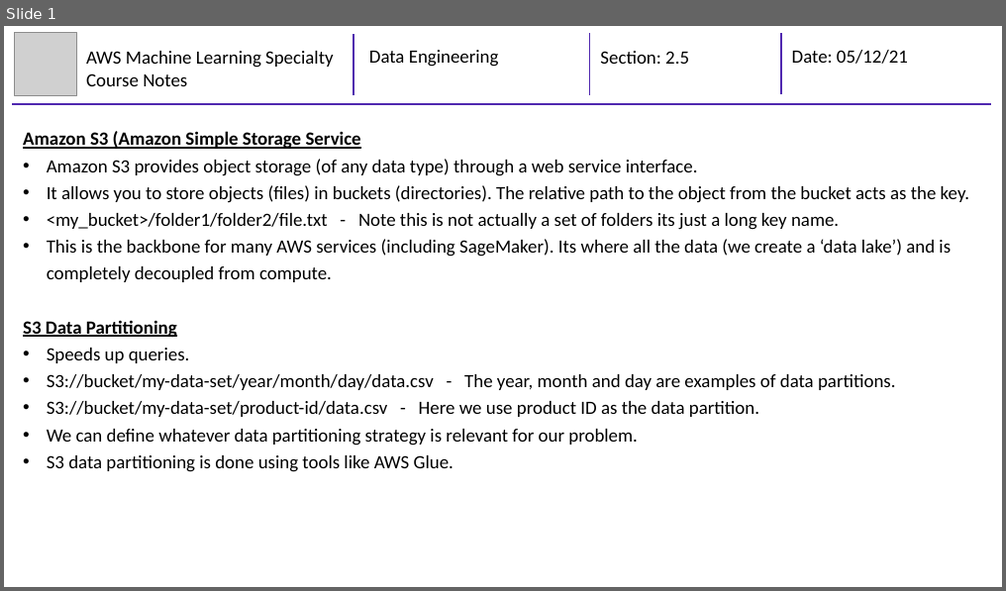
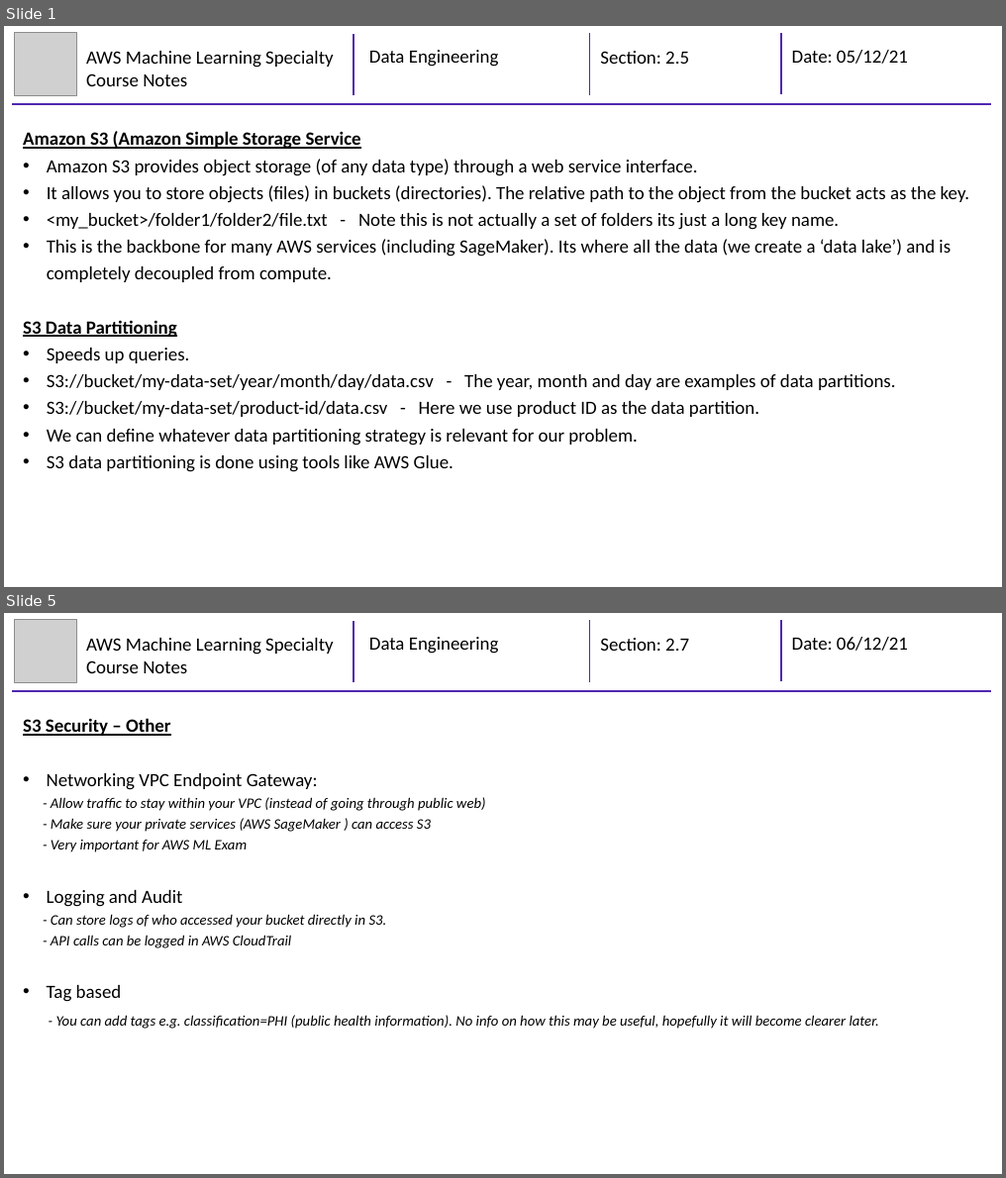
Before and after one commit to mhaythornthwaite/Testing_ML_Algorithms, a slide deck: AWS Machine Learning Specialty/Course Notes/2_MJH_Data_Engineering_Course_Notes.pptx. Shown one above the other, each under a label of ours: slide 1 before the commit, slides 1 and 5 after it; the slides between them are not shown. The pictures are 1006x591 and 1006x1178 pixels, drawn with LibreOffice and Linux fonts; fonts in the diff are those of the drawing; grey boxes stand for pictures. Boxes give left, top, right and bottom in pixels: in the first picture for what was removed or moved away, otherwise in the second. Text is boxed around its words. In the diff, an @@ line names an element or a change of style, - is before the commit and + after.

```diff
--- a/AWS Machine Learning Specialty/Course Notes/2_MJH_Data_Engineering_Course_Notes.pptx
+++ b/AWS Machine Learning Specialty/Course Notes/2_MJH_Data_Engineering_Course_Notes.pptx
@@ slide 5 added at bbox=[4, 613, 1002, 1174], background #FFFFFF @@
@@ group added at bbox=[12, 620, 991, 691]: 4 lines, 4 texts, 1 picture @@
+AWS Machine Learning Specialty Course Notes
+Data Engineering
+Section: 2.7
+Date: 06/12/21
@@ text added at bbox=[23, 718, 879, 1029], 14 pt, text #000000, italic @@
+S3 Security – Other
+• Networking VPC Endpoint Gateway:
+- Allow traffic to stay within your VPC (instead of going through public web)
+- Make sure your private services (AWS SageMaker ) can access S3
+- Very important for AWS ML Exam
+• Logging and Audit
+- Can store logs of who accessed your bucket directly in S3.
+- API calls can be logged in AWS CloudTrail
+• Tag based
+- You can add tags e.g. classification=PHI (public health information). No info on how this may be useful, hopefully it will become clearer later.
```
Also in this commit, not shown: 1 slide changed, 2 other slides added.
